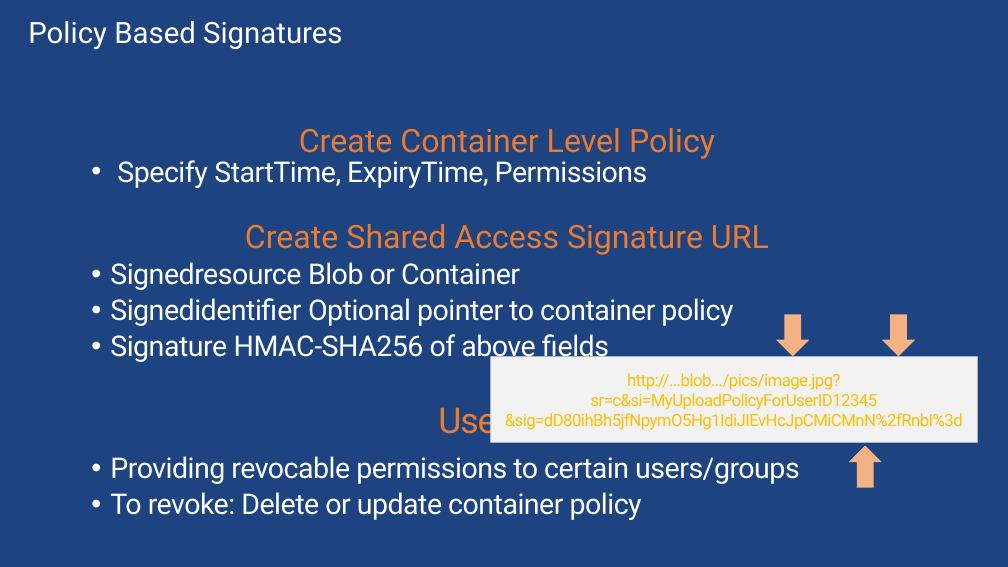
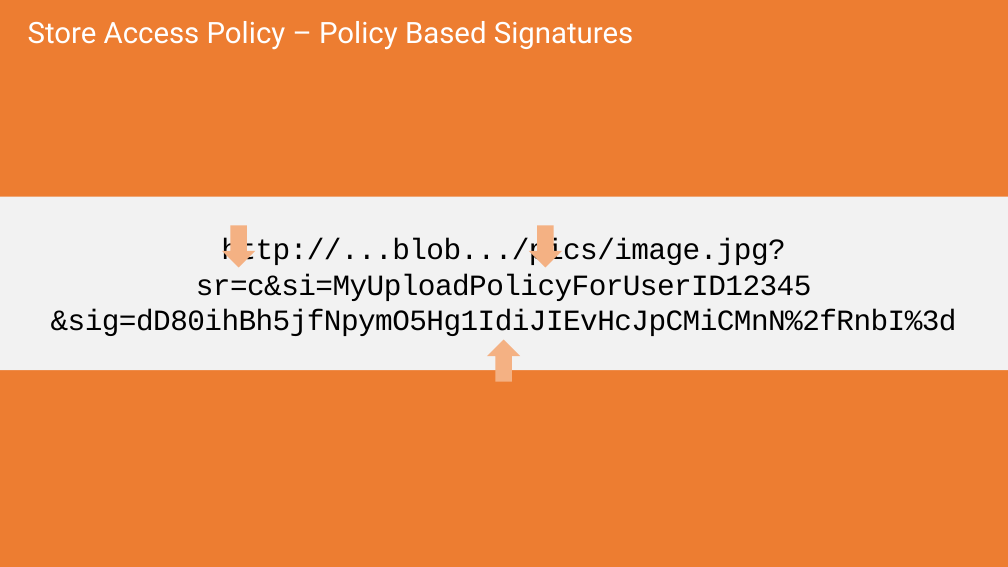
Before and after one commit to sack212/BasicAzureCamp, a slide deck: slide 34 of Data-Storage/Data-Storage.pptx (slide 17 before the commit). Drawn at 1008x567 pixels with LibreOffice and Linux fonts; fonts in the diff are those of the drawing. Boxes give left, top, right and bottom in pixels: in the first picture for what was removed or moved away, otherwise in the second. Text is boxed around its words. In the diff, an @@ line names an element or a change of style, - is before the commit and + after.

```diff
--- a/Data-Storage/Data-Storage.pptx
+++ b/Data-Storage/Data-Storage.pptx
@@ background #1D4380 to #ED7D31 @@
@@ title at <box>28,21,633,50</box>: text changed @@
-Policy Based Signatures
+Store Access Policy – Policy Based Signatures
@@ text removed at <box>110,128,800,520</box> @@
-Create Container Level Policy
-  • Specify StartTime, ExpiryTime, Permissions
-Create Shared Access Signature URL
-  • Signedresource Blob or Container
-  • Signedidentifier Optional pointer to container policy
-  • Signature HMAC-SHA256 of above fields
-Use case
-  • Providing revocable permissions to certain users/groups
-  • To revoke: Delete or update container policy
@@ rectangle "http://...blob.../pics/image.jpg? sr=c&si=MyUploadPolicyForU ...": place and size @@
-rectangle "http://...blob.../pics/image.jpg? sr=c&si=MyUploadPolicyForU ..." at <box>491,356,979,442</box>
+rectangle "http://...blob.../pics/image.jpg? sr=c&si=MyUploadPolicyForU ..." at <box>0,197,1008,370</box>
@@ rectangle "http://...blob.../pics/image.jpg? sr=c&si=MyUploadPolicyForU ..." at <box>0,197,1008,370</box>: size 16 to 28 pt, font Roboto to Courier New, text colour #FFC000 to #000000 @@
@@ down arrow: place and size @@
-down arrow at <box>777,315,810,357</box>
+down arrow at <box>222,225,256,268</box>
@@ down arrow: place and size @@
-down arrow at <box>882,315,915,357</box>
+down arrow at <box>529,225,562,268</box>
@@ down arrow: place and size @@
-down arrow at <box>849,445,882,488</box>
+down arrow at <box>487,340,520,382</box>
```
Also in this commit, not shown: 42 other slides changed, 25 slides added, 2 slides removed, 12 other files.
